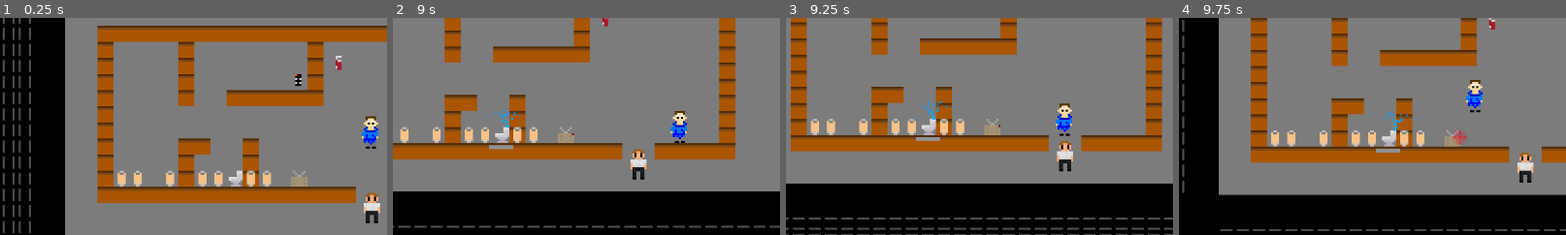
Above: before the commit, frames 1-4 (left to right).
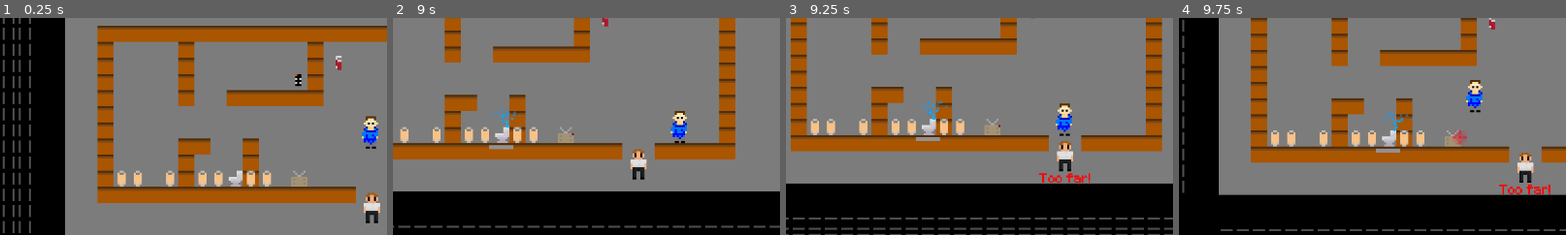
Above: after the commit, the same moments.

Repository: Miles-Miles2/MicroJam_RETRO
Game: Godot game, scene res://scenes/map.tscn
Two runs of this game, one before a commit and one after it. Both use one fixed random seed, a clock stepped at 60 frames per second and the inputs below.
Inputs (mouse positions are % of the whole screen's width and height, from its top left):
- Up to frame 1 (0.25 s): no input
- Up to frame 2 (9 s): move the mouse to (72, 45) at 0.52 s; hold D (move_right) 0.53-1.28 s; tap E (interact) at 0.6, 1.55, 2.1, 3.05, 3.8, 4.55, 5.1, 6.05, 6.6, 7.55, 8.3 s; move the mouse to (30, 55) at 1.27 s; hold S (move_down) 1.28-2.03 s; tap Q (drop) at 1.35, 5.85 s; move the mouse to (60, 28) at 2.02 s; hold D (move_right) 2.03-2.78 s; tap Enter at 2.75 s; move the mouse to (45, 70) at 2.77 s; hold W (move_up) 2.78-3.53 s; tap 1 (invSlot1) at 2.85, 7.35 s; move the mouse to (80, 65) at 3.52 s; hold A (move_left) 3.53-5.03 s; tap 2 (invSlot2) at 3.6, 8.1 s; move the mouse to (20, 35) at 4.27 s; click (20, 35) at 4.35 s; move the mouse to (55, 50) at 5.02 s; hold S (move_down) 5.03-5.78 s; move the mouse to (35, 25) at 5.77 s; hold D (move_right) 5.78-6.53 s; move the mouse to (72, 45) at 6.52 s; hold W (move_up) 6.53-7.28 s; move the mouse to (30, 55) at 7.27 s; hold D (move_right) 7.28-8.03 s; move the mouse to (60, 28) at 8.02 s; hold S (move_down) 8.03-8.78 s; move the mouse to (45, 70) at 8.77 s; hold A (move_left) from 8.78 s (still down); click (45, 70) at 8.85 s
- Up to frame 3 (9.25 s): keep holding A (move_left); tap E (interact) at 9.05 s
- Up to frame 4 (9.75 s): move the mouse to (80, 65) at 9.52 s; release A (move_left) at 9.53 s; hold W (move_up) from 9.53 s (still down); tap E (interact) at 9.6 s
The pictures show only the part of the screen within x 11-60%, y 27-77%; the shares and areas given below are measured in that part.

Frames 1-2 are identical in both runs. In frame 3, 0.3% of the frame differs, in the area x 65-79%, y 71-76%; in frame 4, 0.3%, in the area x 82-96%, y 76-82%.

Commit message:
tweaked jehovah

Diff:
--- a/scenes/jehovas_witness.tscn
+++ b/scenes/jehovas_witness.tscn
@@ -1,18 +1,22 @@
-[gd_scene load_steps=10 format=3 uid="uid://rgbtarjjd35p"]
+[gd_scene load_steps=12 format=3 uid="uid://dwl784njrenpb"]
 
 [ext_resource type="Texture2D" uid="uid://bhdk5sawqilkj" path="res://Assets/Sprites/jehovah.png" id="1_f0hat"]
 [ext_resource type="Script" path="res://scripts/jehovas_witness.gd" id="2_k4o5y"]
 [ext_resource type="AudioStream" uid="uid://bktdsckos7emi" path="res://Assets/Audio/animalese.mp3" id="3_2ldkx"]
+[ext_resource type="FontFile" uid="uid://b6r1i3o53ider" path="res://Assets/Minecraft.ttf" id="3_x75is"]
 
 [sub_resource type="RectangleShape2D" id="RectangleShape2D_6yib5"]
 size = Vector2(20, 53)
 
+[sub_resource type="LabelSettings" id="LabelSettings_hohyo"]
+font = ExtResource("3_x75is")
+font_color = Color(1, 0, 0, 1)
+
 [sub_resource type="RectangleShape2D" id="RectangleShape2D_ml0ie"]
 size = Vector2(20, 15)
 
-[sub_resource type="Animation" id="Animation_gx45v"]
-resource_name = "appear"
-loop_mode = 1
+[sub_resource type="Animation" id="Animation_l1cjb"]
+length = 0.001
 tracks/0/type = "value"
 tracks/0/imported = false
 tracks/0/enabled = true
@@ -50,8 +54,9 @@
 "values": [false]
 }
 
-[sub_resource type="Animation" id="Animation_l1cjb"]
-length = 0.001
+[sub_resource type="Animation" id="Animation_gx45v"]
+resource_name = "appear"
+loop_mode = 1
 tracks/0/type = "value"
 tracks/0/imported = false
 tracks/0/enabled = true
@@ -163,6 +168,16 @@
 [node name="AudioStreamPlayer2D" type="AudioStreamPlayer2D" parent="Area2D"]
 stream = ExtResource("3_2ldkx")
 
+[node name="tooFar" type="Label" parent="Area2D"]
+visible = false
+offset_left = -13.0
+offset_top = 9.0
+offset_right = 51.0
+offset_bottom = 32.0
+scale = Vector2(0.4, 0.4)
+text = "Too far!"
+label_settings = SubResource("LabelSettings_hohyo")
+
 [node name="StaticBody2D" type="StaticBody2D" parent="."]
 
 [node name="Sprite2D" type="Sprite2D" parent="StaticBody2D"]
--- a/scripts/jehovas_witness.gd
+++ b/scripts/jehovas_witness.gd
@@ -14,12 +14,16 @@
 	animation_player.play("appear")
 
 func interact(plyr: Node2D, item: Node2D):
-	if overlaps_body(get_parent().get_parent().get_parent().get_node("player")):
-		if Input.is_action_just_pressed("interact"):
-			print("hi")
-			talking.play()
-			timer.start()
-			get_parent().get_parent().get_parent().get_node("player").set_physics_process(false)
+	if plyr.global_position.distance_to(global_position) < 20:
+		print("hi")
+		talking.play()
+		timer.start()
+		plyr.set_physics_process(false)
+	else:
+		$tooFar.visible = true
+		await get_tree().create_timer(1).timeout
+		$tooFar.visible = false
+
 
 func _on_timer_timeout() -> void:
 	active = false
Not shown: 1 places in scenes/map.tscn that only renumber resources
